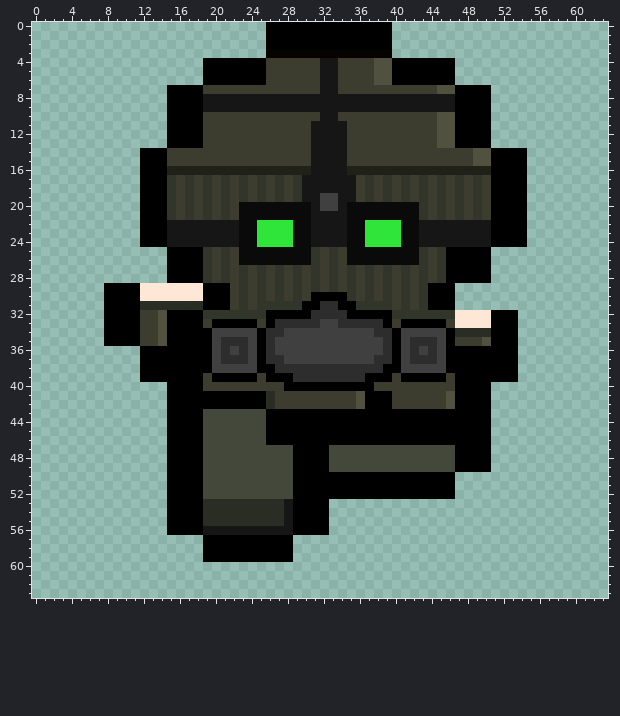
One commit to this pixel-art sprite: res/Character/FrontAnimation4.png. The first picture shows the starting point.
The file is 64x64 pixels. Pixels under 10% opacity are left out. Colours within 5 levels of each other are drawn and written as one. The old version is drawn lined up with the new one.
The same view after the edit:
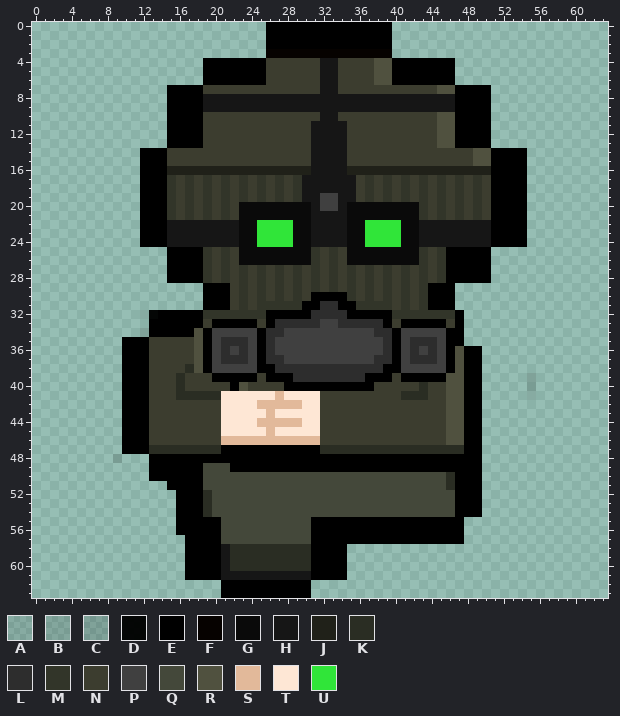
Palette (. is transparent): A #0000001a  B #00000020  C #00000026  D #000000f7  E #000000  F #060200  G #0a0a0a  H #161616  J #202119  K #2a2d23  L #2d2d2d  M #323529  N #3c3d2f  P #404040  Q #44483a  R #50513f  S #e2b99a  T #fee7d5  U #30e539
Message: Correctly implemented front and idle animation
Edits made:
whole drawing moved by -1,-3 (the old picture is shown already moved)
@@ x 0..63 @@
 28 ...............EEEEMNMNMNMNMNMNMNMNMNMNMNMNMNMEEEEE.............
-29 ........EEEETTTTTTTEEENMNMNMNMNMNMNMNMNMNMNMEEE.................
-30 ........EEEETTTTTTTEEENMNMNMNMNEEEEMNMNMNMNMEEE.................
-31 ........EEEEKKKKKKKEEENMNMMMMMEELLEEMMMMNMNMEEE.................
-32 ........EEEENNREEEEMMMMMMMEEEEELLLLEEEEEMMMMMMMTTTTEEE..........
-33 ........EEEENNREEEENEEEEENELLLLLPPLLLLLENEEEEENTTTTEEE..........
-34 ........EEEENNREEEEEPPPPPELLPPPPPPPPPPLLEPPPPPEKKKKEEE..........
-35 ........EEEENNREEEEEPLLLPELPPPPPPPPPPPPLEPLLLPENNNREEE..........
-36 ............EEEEEEEEPLPLPELPPPPPPPPPPPPLEPLPLPEEEEEEEE..........
-37 ............EEEEEEEEPLLLPELLPPPPPPPPPPLLEPLLLPEEEEEEEE..........
-38 ............EEEEEEEEPPPPPEELLLLLLLLLLLLEEPPPPPEEEEEEEE..........
-39 ............EEEEEEENEEEEENEEELLLLLLLLEEENEEEEENEEEEEEE..........
-40 ...............EEEENNNNNNNNNEEEEEEEEEENNNNNNNNNEEEE.............
-41 ...............EEEEEEEEEEEKNNNNNNNNNREEENNNNNNREEEE.............
-42 ...............EEEEEEEEEEEKNNNNNNNNNREEENNNNNNREEEE.............
-43 ...............EEEEQQQQQQQEEEEEEEEEEEEEEEEEEEEEEEEE.............
-44 ...............EEEEQQQQQQQEEEEEEEEEEEEEEEEEEEEEEEEE.............
-45 ...............EEEEQQQQQQQEEEEEEEEEEEEEEEEEEEEEEEEE.............
-46 ...............EEEEQQQQQQQEEEEEEEEEEEEEEEEEEEEEEEEE.............
-47 ...............EEEEQQQQQQQQQQEEEEQQQQQQQQQQQQQQEEEE.............
-48 ...............EEEEQQQQQQQQQQEEEEQQQQQQQQQQQQQQEEEE.............
-49 ...............EEEEQQQQQQQQQQEEEEQQQQQQQQQQQQQQEEEE.............
-50 ...............EEEEQQQQQQQQQQEEEEEEEEEEEEEEEEEE.................
-51 ...............EEEEQQQQQQQQQQEEEEEEEEEEEEEEEEEE.................
-52 ...............EEEEQQQQQQQQQQEEEEEEEEEEEEEEEEEE.................
-53 ...............EEEEKKKKKKKKKHEEEE...............................
-54 ...............EEEEKKKKKKKKKHEEEE...............................
-55 ...............EEEEKKKKKKKKKHEEEE...............................
-56 ...............EEEEHHHHHHHHHHEEEE...............................
-57 ...................EEEEEEEEEE...................................
-58 ...................EEEEEEEEEE...................................
-59 ...................EEEEEEEEEE...................................
-60 ................................................................
-61 ................................................................
-62 ................................................................
-63 ................................................................
+29 ...................EEENMNMNMNMNMNMNMNMNMNMNMEEE.................
+30 ...................EEENMNMNMNMNEEEEMNMNMNMNMEEE.................
+31 ...................EEENMNMMMMMEELLEEMMMMNMNMEEE.................
+32 ............ADEEEEEMMMMMMMEEEEELLLLEEEEEMMMMMMME................
+33 .............EEEEEENEEEEENELLLLLPPLLLLLENEEEEENE................
+34 ............CEEEEEREPPPPPELLPPPPPPPPPPLLEPPPPPEE................
+35 ..........EEENNNNNREPLLLPELPPPPPPPPPPPPLEPLLLPEE................
+36 ..........EEENNNNNREPLPLPELPPPPPPPPPPPPLEPLPLPEREE..............
+37 ..........EEENNNNNREPLLLPELLPPPPPPPPPPLLEPLLLPEREE..............
+38 ..........EEENNNNKREPPPPPEELLLLLLLLLLLLEEPPPPPEREE..............
+39 ..........EEENNNKNNNEEEEENEEELLLLLLLLEEENEEEEERREE.....C........
+40 ..........EEENNNKNNNNNERNNNNEEEEEEEEEENNNNNKNNRREE.....B........
+41 ..........EEENNNKKKKKTTTTTTSTTTTNNNNNNNNNKKKNNRREE.....A........
+42 ..........EEENNNNNNNNTTTTSSSSSTTNNNNNNNNNNNNNNRREE..............
+43 ..........EEENNNNNNNNTTTTTSTTTTTNNNNNNNNNNNNNNRREE..............
+44 ..........EEENNNNNNNNTTTTSSSSSTTNNNNNNNNNNNNNNRREE..............
+45 ..........EEENNNNNNNNTTTTTSTTTTTNNNNNNNNNNNNNNRREE..............
+46 ..........EEENNNNNNNNSSSSSSSSSSSNNNNNNNNNNNNNNRREE..............
+47 ..........EEEKKKKKKKKEEEEEEEEEEEKKKKKKKKKKKKKKKKEE..............
+48 .........B...EEEEEEEEEEEEEEEEEEEEEEEEEEEEEEEEEEEEE..............
+49 .............EEEEEEQQQEEEEEEEEEEEEEEEEEEEEEEEEEEEE..............
+50 .............EEEEEEQQQQQQQQQQQQQQQQQQQQQQQQQQQKEEE..............
+51 ...............EEEEQQQQQQQQQQQQQQQQQQQQQQQQQQQKEEE..............
+52 ................EEEKQQQQQQQQQQQQQQQQQQQQQQQQQQQEEE..............
+53 ................EEEKQQQQQQQQQQQQQQQQQQQQQQQQQQQEEE..............
+54 ................EEEKQQQQQQQQQQQQQQQQQQQQQQQQQQQEEE..............
+55 ................EEEEEQQQQQQQQQQEEEEEEEEEEEEEEEEE................
+56 ................EEEEEQQQQQQQQQQEEEEEEEEEEEEEEEEE................
+57 .................EEEEQQQQQQQQQQEEEEEEEEEEEEEEEEE................
+58 .................EEEEHKKKKKKKKKEEEE.............................
+59 .................EEEEHKKKKKKKKKEEEE.............................
+60 .................EEEEHKKKKKKKKKEEEE.............................
+61 .................EEEEHHHHHHHHHHEEEE.............................
+62 .....................EEEEEEEEEE.................................
+63 .....................EEEEEEEEEE.................................
Pixel boxes of the changes (left, top, right, bottom) in both pictures:
changed: (104, 283, 536, 598)
